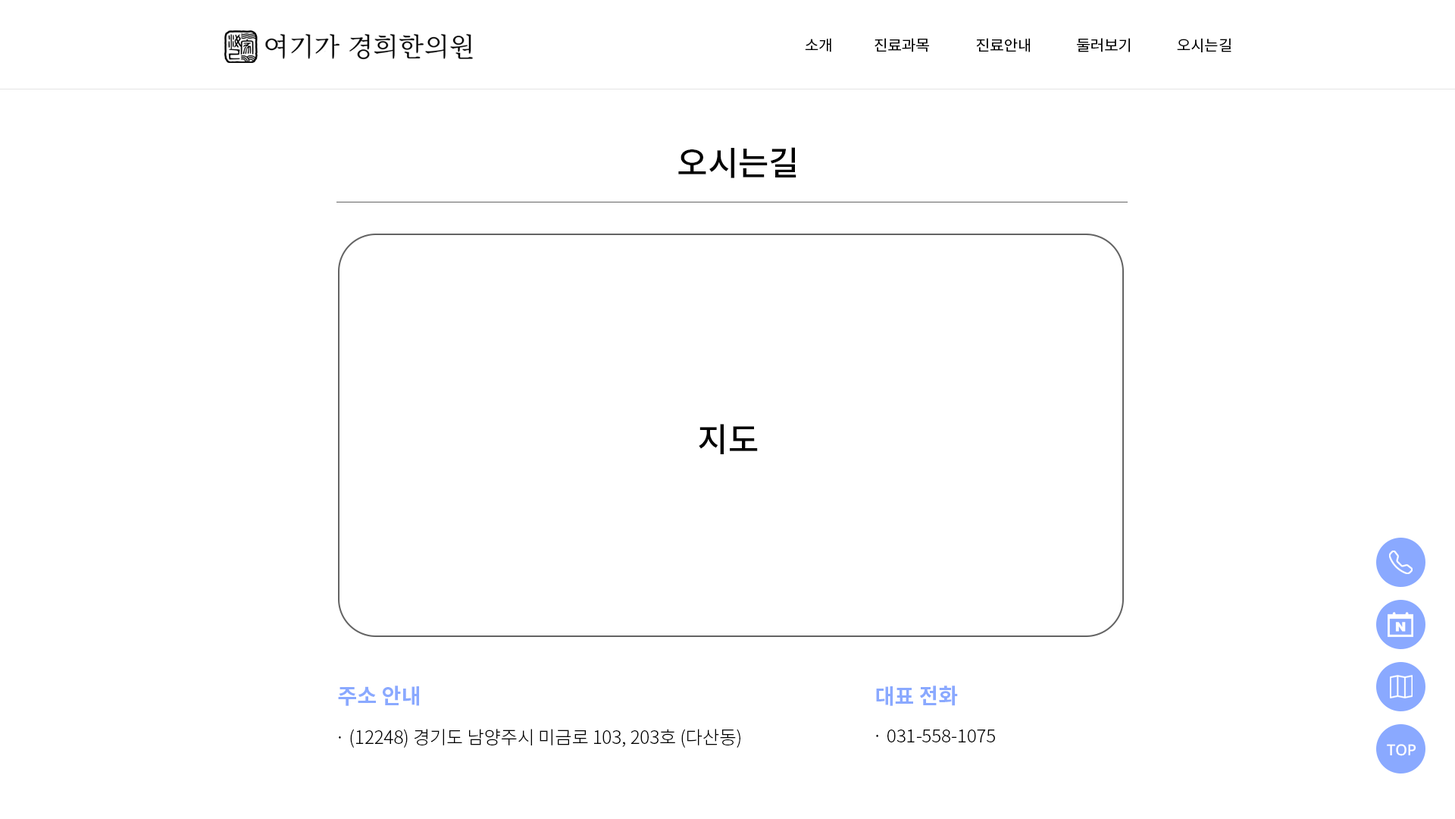
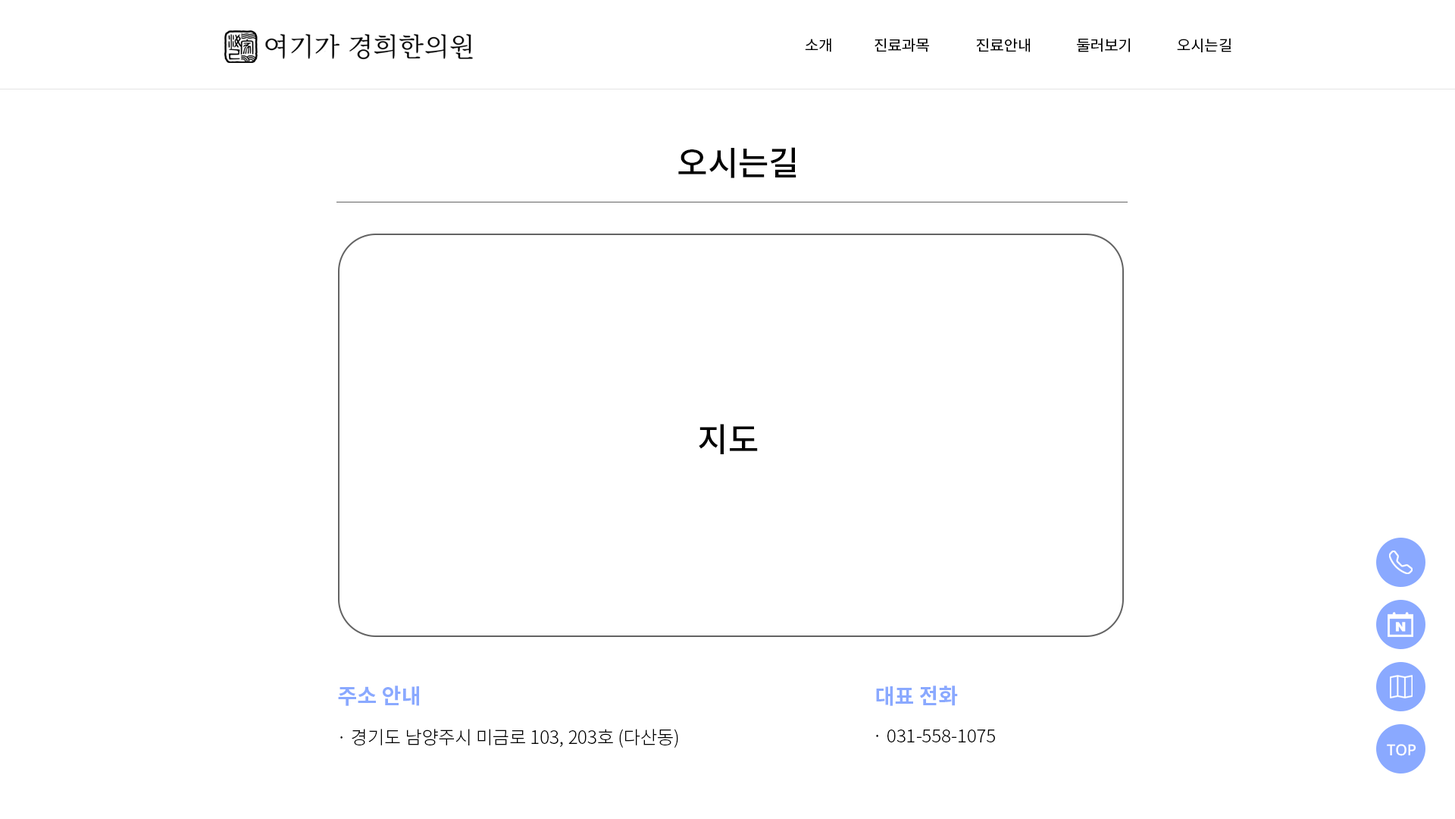
Before/after of a w=1455, h=819 layered artwork. What changed in the layer stack:
renamed "· (12248) 경기도 남양주시 미금로 103, 203호 (다산동)" to "· 경기도 남양주시 미금로 103, 203호 (다산동)", painted on it over (338, 728, 741, 748)
